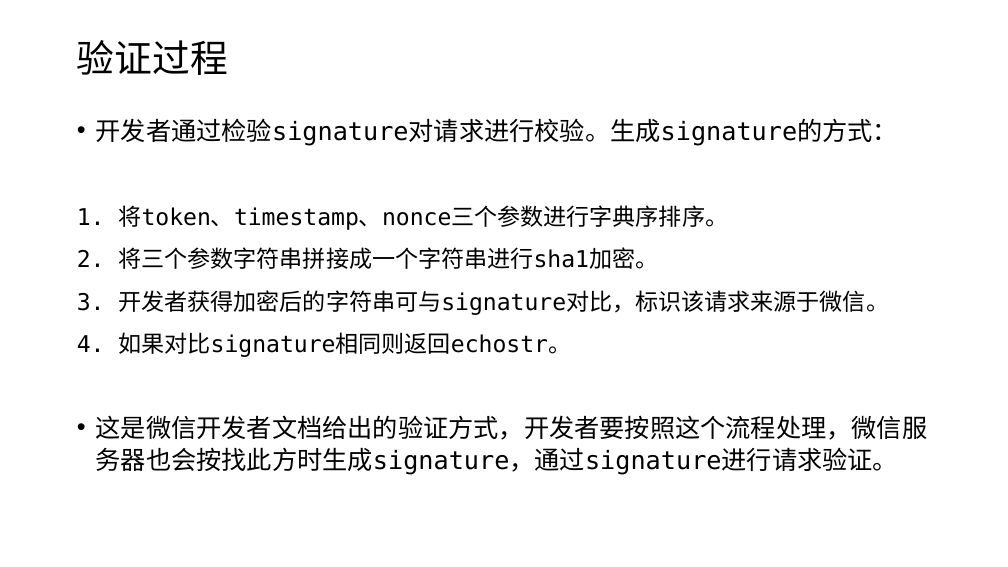
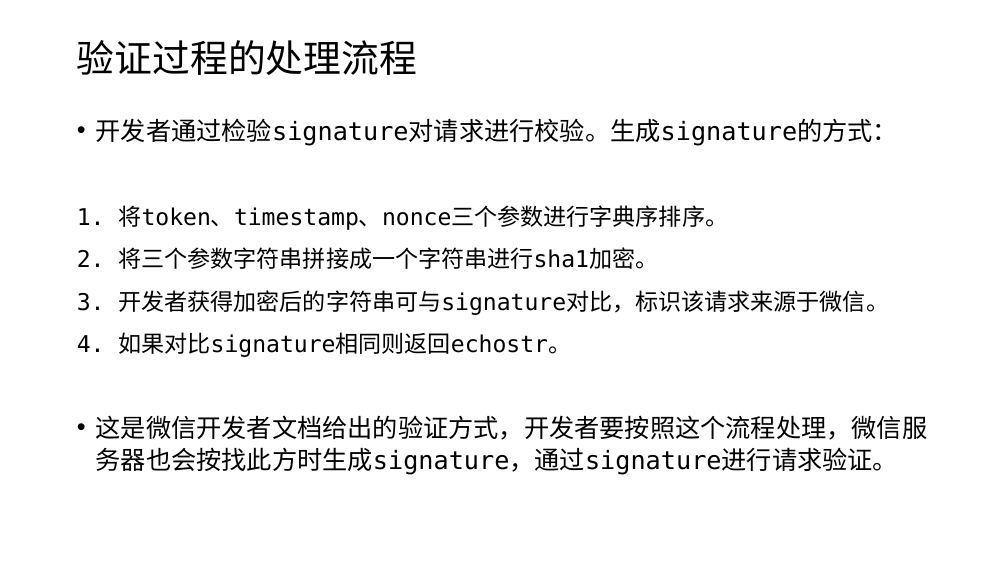
Before and after one commit to edu2act/course-wechat-and-miniprogram, a slide deck: slide 6 of ch02/开启服务器配置.pptx (slide 5 before the commit). Drawn at 1008x567 pixels with LibreOffice and Linux fonts; fonts in the diff are those of the drawing. Boxes give left, top, right and bottom in pixels: in the first picture for what was removed or moved away, otherwise in the second. Text is boxed around its words. In the diff, an @@ line names an element or a change of style, - is before the commit and + after.

```diff
--- a/ch02/开启服务器配置.pptx
+++ b/ch02/开启服务器配置.pptx
@@ title at (77,40,417,75): text changed @@
-验证过程
+验证过程的处理流程
```
Also in this commit, not shown: 3 other slides changed, 1 slide added, 5 other files.
